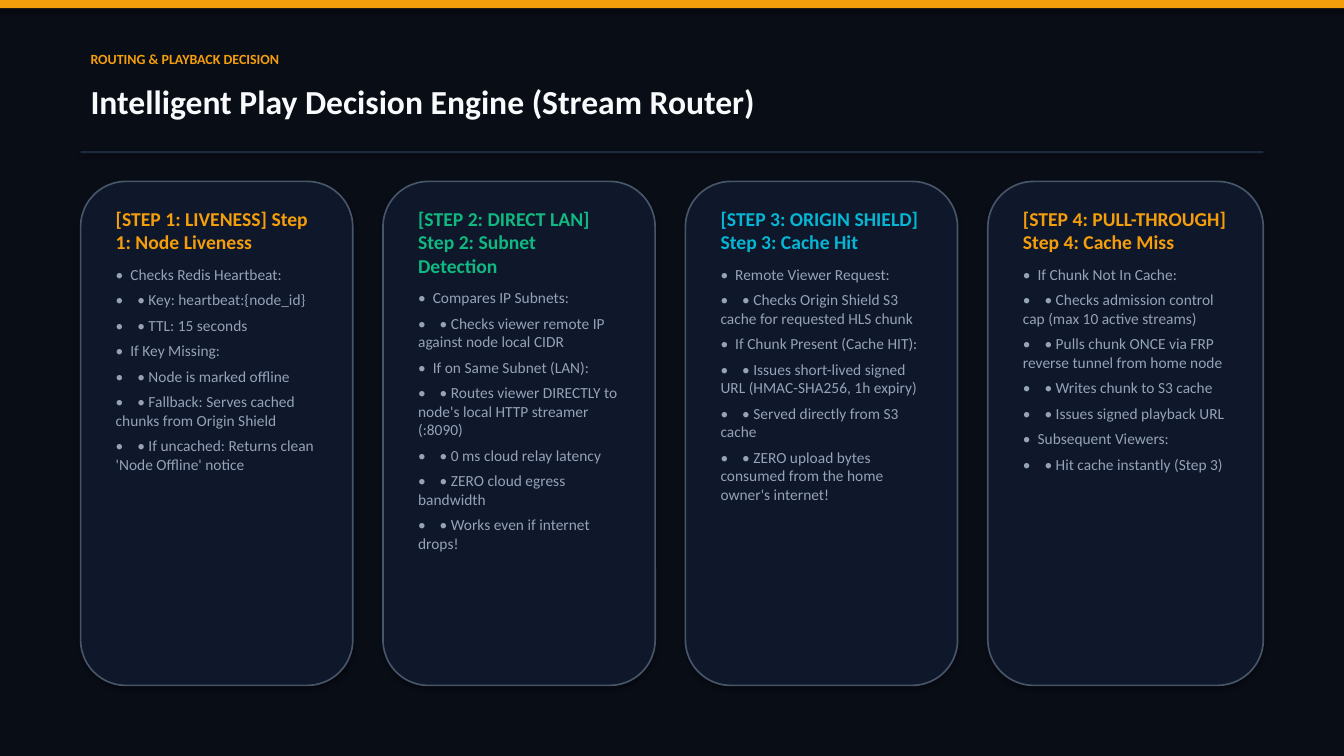
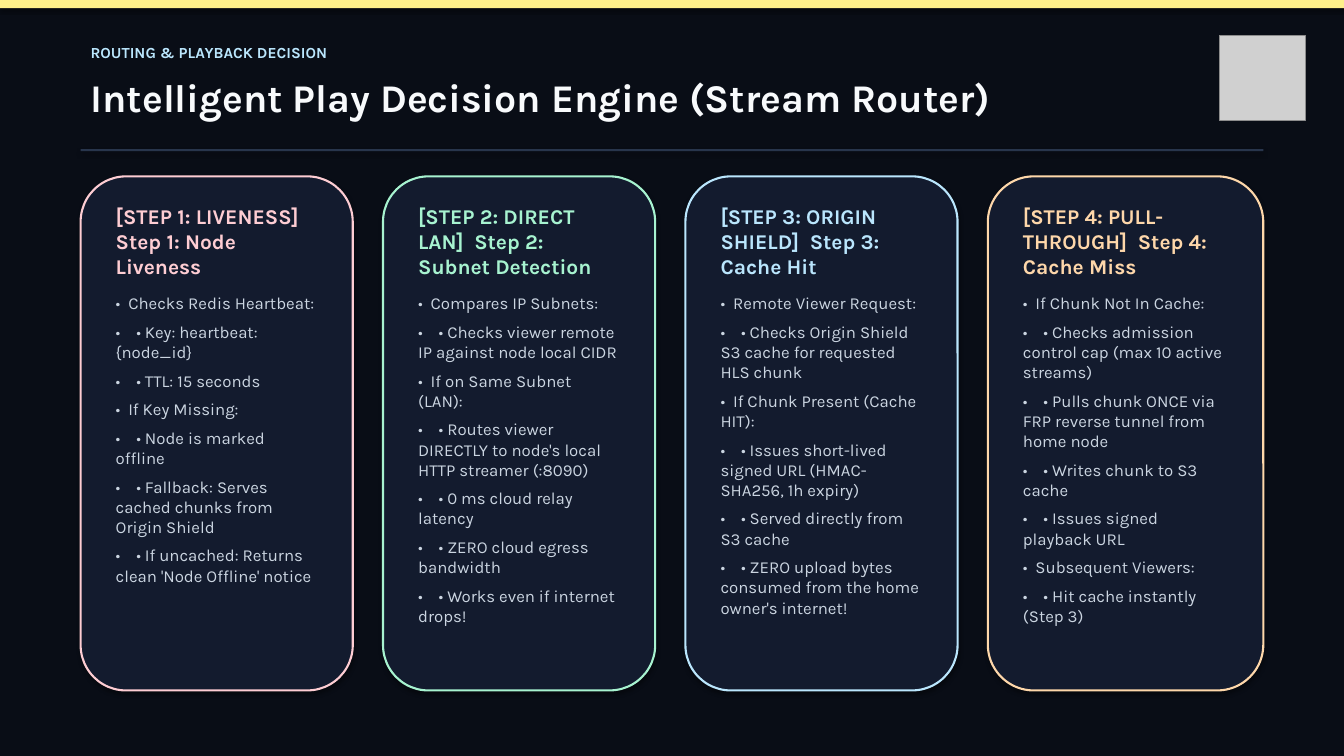
Before and after one commit to Anosh26/Custard-Fin, a slide deck: slide 7 of docs/presentation/CustardFin_Presentation.pptx. Drawn at 1344x756 pixels with LibreOffice and Linux fonts; fonts in the diff are those of the drawing; grey boxes stand for pictures. Boxes give left, top, right and bottom in pixels: in the first picture for what was removed or moved away, otherwise in the second. Text is boxed around its words. In the diff, an @@ line names an element or a change of style, - is before the commit and + after.

```diff
--- a/docs/presentation/CustardFin_Presentation.pptx
+++ b/docs/presentation/CustardFin_Presentation.pptx
@@ rectangle at (0,0,1344,8): fill #F59E0B to #FEF08A @@
@@ text "ROUTING & PLAYBACK DECISION": place and size @@
-text "ROUTING & PLAYBACK DECISION" at (91,55,279,64)
+text "ROUTING & PLAYBACK DECISION" at (91,48,327,58)
@@ text "ROUTING & PLAYBACK DECISION" at (91,48,327,58): size 10 to 11 pt, font Calibri to Karla, text colour #F59E0B to #BAE6FD @@
@@ picture added at (1220,35,1306,121) @@
@@ text "Intelligent Play Decision Engine (Stream ...": place and size @@
-text "Intelligent Play Decision Engine (Stream ..." at (91,89,755,120)
+text "Intelligent Play Decision Engine (Stream ..." at (91,82,990,122)
@@ text "Intelligent Play Decision Engine (Stream ..." at (91,82,990,122): size 24 to 28 pt, font Calibri to Karla @@
@@ rectangle at (81,149,1263,151): fill #1E293B to #28354C @@
@@ rounded rectangle: place and size @@
-rounded rectangle at (81,181,353,686)
+rounded rectangle at (81,176,353,691)
@@ rounded rectangle at (81,176,353,691): fill #0F172A to #131B2E; outline #475569 1.2 pt to #FECDD3 1.5 pt @@
@@ rounded rectangle: place and size @@
-rounded rectangle at (383,181,655,686)
+rounded rectangle at (383,176,655,691)
@@ rounded rectangle at (383,176,655,691): fill #0F172A to #131B2E; outline #475569 1.2 pt to #A7F3D0 1.5 pt @@
@@ rounded rectangle: place and size @@
-rounded rectangle at (686,181,958,686)
+rounded rectangle at (686,176,958,691)
@@ rounded rectangle at (686,176,958,691): fill #0F172A to #131B2E; outline #475569 1.2 pt to #BAE6FD 1.5 pt @@
@@ rounded rectangle: place and size @@
-rounded rectangle at (988,181,1263,686)
+rounded rectangle at (988,176,1263,691)
@@ rounded rectangle at (988,176,1263,691): fill #0F172A to #131B2E; outline #475569 1.2 pt to #FED7AA 1.5 pt @@
@@ text "[STEP 1: LIVENESS] Step 1: ..." at (116,207,314,582): size 14 to 15 pt, text colour #F59E0B to #FECDD3 in "[STEP 1: LIVENESS] Step 1: Node Liveness"; font Calibri to Karla; size 11 to 12 pt, text colour #94A3B8 to #CBD5E1 in "• Checks Redis Heartbeat:", "• • Key: heartbeat:{node_id}", "• • TTL: 15 seconds", "• If Key Missing:" and 3 more places; more space between paragraphs @@
@@ text "[STEP 2: DIRECT LAN] Step ..." at (418,207,617,626): size 14 to 15 pt, text colour #10B981 to #A7F3D0 in "[STEP 2: DIRECT LAN] Step 2: Subnet ..."; font Calibri to Karla; size 11 to 12 pt, text colour #94A3B8 to #CBD5E1 in "• Compares IP Subnets:", "• • Checks viewer remote IP against ...", "• If on Same Subnet (LAN):", "• • Routes viewer DIRECTLY to node's ..." and 3 more places; more space between paragraphs @@
@@ text "[STEP 3: ORIGIN SHIELD] Step ..." at (721,207,919,614): size 14 to 15 pt, text colour #06B6D4 to #BAE6FD in "[STEP 3: ORIGIN SHIELD] Step 3: Cache ..."; font Calibri to Karla; size 11 to 12 pt, text colour #94A3B8 to #CBD5E1 in "• Remote Viewer Request:", "• • Checks Origin Shield S3 cache ...", "• If Chunk Present (Cache HIT):", "• • Issues short-lived signed URL (HMAC-SHA256, ..." and 2 more places; more space between paragraphs @@
@@ text "[STEP 4: PULL-THROUGH] Step 4: ..." at (1023,207,1222,626): size 14 to 15 pt, text colour #F59E0B to #FED7AA in "[STEP 4: PULL-THROUGH] Step 4: Cache Miss"; font Calibri to Karla; size 11 to 12 pt, text colour #94A3B8 to #CBD5E1 in "• If Chunk Not In Cache:", "• • Checks admission control cap (max ...", "• • Pulls chunk ONCE via FRP ...", "• • Writes chunk to S3 cache" and 3 more places; more space between paragraphs @@
```
Also in this commit, not shown: 11 other slides changed, 9 other files.
